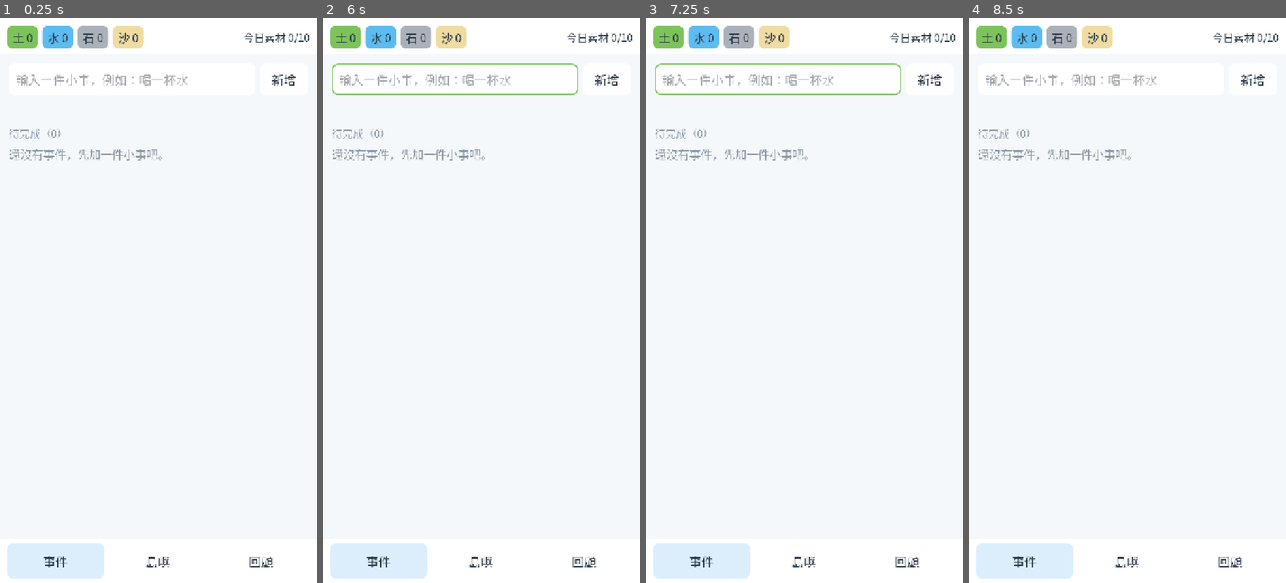
Above: before the commit, frames 1-4 (left to right).
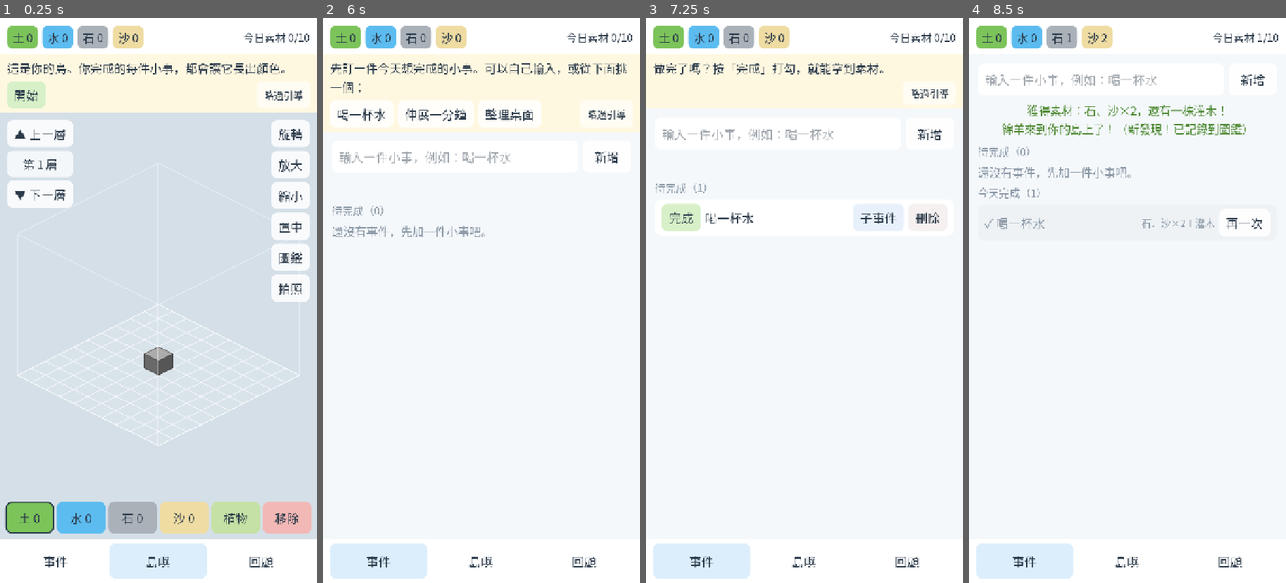
Above: after the commit, the same moments.

Repository: corgi8cm/IsLog
Game: Godot game, scene res://scenes/main.tscn
Same seed, same stepped clock (60 frames per second), same inputs: the game is played once before the commit and once after it.
Inputs (mouse positions are in pixels of both pictures, inside the frame that each line leads up to):
- Up to frame 1 (0.25 s): no input
- Up to frame 2 (6 s): click "土 0" at 0.5 s; click "水 0" at 1.25 s; click "石 0" at 2 s; click "沙 0" at 2.75 s; click (608, 80) at 3.5 s, where only the run before the commit has a clickable "新增"; click (605, 97) at 4.25 s, where only the run after the commit has a clickable "略過引導"; click "關閉" at 5 s; click (348, 97) at 5.75 s, where only the run after the commit has a clickable "開始"
- Up to frame 3 (7.25 s): click (684, 114) at 6.5 s, where only the run after the commit has a clickable "喝一杯水"
- Up to frame 4 (8.5 s): click (1251, 91) at 7.25 s, where only the run after the commit has a clickable "略過引導"; click (1003, 164) at 8 s, where only the run after the commit has a clickable "完成"

The runs differ from the first frame. In frame 1, 81% of the frame differs, in the area x 0-100%, y 6-100%; in frame 2, 11%; in frame 3, 11%; in frame 4, 2.3%.

Commit message:
v0.3.0 新手引導與情境提示
- 全新存檔從一塊灰色方塊開始，依企劃 7 個步驟引導，可略過
- 第一次完成保證有土和花；第二次完成綿羊來訪並介紹圖鑑；結尾鏡頭拉遠
- 第一次達到每日上限、第一次褪色、快滿 100 件時各提示一次
- 版本號升到 0.3.0，更新 README 與企劃

Co-Authored-By: Claude Opus 5.5 <noreply@anthropic.com>

Diff:
--- a/project.godot
+++ b/project.godot
@@ -12,7 +12,7 @@
 
 config/name="空島事記"
 config/description="完成生活小事，蓋出屬於自己的空中花園島。"
-config/version="0.2.1"
+config/version="0.3.0"
 run/main_scene="res://scenes/main.tscn"
 config/features=PackedStringArray("4.7", "GL Compatibility")
 
--- a/scripts/core/game_data.gd
+++ b/scripts/core/game_data.gd
@@ -26,6 +26,10 @@
 var is_pro := false
 ## 圖鑑：來過的動物 → 第一次來訪的日期。
 var seen_animals: Dictionary = {}
+## 新手引導進度；預設為已完成，只有全新開始的遊戲會從頭開始。
+var tutorial_step: int = Tutorial.Step.DONE
+## 已經顯示過的情境提示（第一次達到每日上限、第一次褪色……）。
+var tips_shown: Dictionary = {}
 
 
 func add_event(title: String, now_unix: int, subtask_titles: Array = []) -> Dictionary:
@@ -247,6 +251,8 @@
 		"total_completed": total_completed,
 		"is_pro": is_pro,
 		"seen_animals": seen_animals.duplicate(),
+		"tutorial_step": tutorial_step,
+		"tips_shown": tips_shown.duplicate(),
 	}
 
 
@@ -307,4 +313,9 @@
 		for species in seen:
 			if Catalog.is_animal(str(species)):
 				g.seen_animals[str(species)] = str(seen[species])
+	g.tutorial_step = clampi(int(d.get("tutorial_step", Tutorial.Step.DONE)), 0, Tutorial.Step.DONE)
+	var tips = d.get("tips_shown", {})
+	if typeof(tips) == TYPE_DICTIONARY:
+		for k in tips:
+			g.tips_shown[str(k)] = true
 	return g
--- /dev/null
+++ b/scripts/core/tutorial.gd
@@ -0,0 +1,48 @@
+class_name Tutorial
+extends RefCounted
+## 新手引導的步驟：每一步顯示在哪一頁、說什麼、等玩家做完哪件事才往下。
+
+enum Step { INTRO, ADD_EVENT, COMPLETE, PLACE, PLANT, VISIT, MEET, OUTRO, DONE }
+
+const PAGE_EVENTS := 0
+const PAGE_ISLAND := 1
+
+## 每一步：{page, text, trigger, button}
+## trigger：完成哪個動作會進到下一步；button：卡片上的按鈕文字（空字串表示要玩家自己操作）。
+const STEPS := {
+	Step.INTRO: {"page": PAGE_ISLAND, "trigger": "button", "button": "開始",
+		"text": "這是你的島。你完成的每件小事，都會讓它長出顏色。"},
+	Step.ADD_EVENT: {"page": PAGE_EVENTS, "trigger": "event_added", "button": "",
+		"text": "先訂一件今天想完成的小事。可以自己輸入，或從下面挑一個："},
+	Step.COMPLETE: {"page": PAGE_EVENTS, "trigger": "completed", "button": "",
+		"text": "做完了嗎？按「完成」打勾，就能拿到素材。"},
+	Step.PLACE: {"page": PAGE_ISLAND, "trigger": "placed", "button": "",
+		"text": "拿到素材和一株花了！選「土」，點格子把方塊放到島上。"},
+	Step.PLANT: {"page": PAGE_ISLAND, "trigger": "planted", "button": "",
+		"text": "島有顏色了！選「植物」，再點一塊土，把花種下去。"},
+	Step.VISIT: {"page": PAGE_EVENTS, "trigger": "completed", "button": "",
+		"text": "再完成一件小事，看看誰會來拜訪。"},
+	Step.MEET: {"page": PAGE_ISLAND, "trigger": "button", "button": "看圖鑑",
+		"text": "綿羊來了！來過的動物都會記在圖鑑裡，還沒來的會顯示剪影和提示。"},
+	Step.OUTRO: {"page": PAGE_ISLAND, "trigger": "button", "button": "開始我的空島",
+		"text": "這是 10×10×10 的空間，都可以自由蓋。之後就照自己的步調，完成小事、慢慢長出你的島吧！"},
+}
+
+const SUGGESTIONS := ["喝一杯水", "伸展一分鐘", "整理桌面"]
+
+
+static func info(step: int) -> Dictionary:
+	return STEPS.get(step, {})
+
+
+static func is_active(step: int) -> bool:
+	return step >= 0 and step < Step.DONE
+
+
+## 玩家做了某個動作；符合目前這一步的 trigger 就回傳下一步，否則回傳原本的步驟。
+static func advance(step: int, trigger: String) -> int:
+	if not is_active(step):
+		return step
+	if info(step).trigger == trigger:
+		return step + 1
+	return step
--- a/scripts/game.gd
+++ b/scripts/game.gd
@@ -57,6 +57,7 @@
 func add_event(title: String, subtask_titles: Array = []) -> Dictionary:
 	var ev := data.add_event(title, now(), subtask_titles)
 	if not ev.is_empty():
+		_tutorial("event_added")
 		_commit()
 	return ev
 
@@ -66,7 +67,9 @@
 	var result := data.complete_event(id, today(), now(), rng)
 	if not result.ok:
 		return result
+	_tutorial_rewards(id, result)
 	result.visitor = _after_completion(id)
+	_tutorial("completed")
 	_commit()
 	return result
 
@@ -98,7 +101,10 @@
 	if not result.ok:
 		return result
 	var parent_done: bool = not result.parent.is_empty()
+	if parent_done:
+		_tutorial_rewards(event_id, result.parent)
 	result.visitor = _after_completion(event_id if parent_done else -1)
+	_tutorial("completed")
 	_commit()
 	return result
 
@@ -108,7 +114,17 @@
 	island.care(today())
 	var fade := current_fade()
 	island.update_animals(fade, now())
-	var visitor := island.try_visit(fade, now(), rng, data.seen_animals)
+	var seen := data.seen_animals
+	if data.tutorial_step == Tutorial.Step.VISIT:
+		# 引導中：讓綿羊來（把其他動物都當作來過，綿羊就會優先）
+		seen = {}
+		for species in Catalog.animal_ids():
+			if species != "sheep":
+				seen[species] = true
+	var visitor := ""
+	# 引導期間只有「再完成一件小事」那一步會有客人
+	if not Tutorial.is_active(data.tutorial_step) or data.tutorial_step == Tutorial.Step.VISIT:
+		visitor = island.try_visit(fade, now(), rng, seen)
 	if visitor != "":
 		result_first_visit = not data.seen_animals.has(visitor)
 		if result_first_visit:
@@ -130,6 +146,11 @@
 func place_block(p: Vector3i, type: String) -> bool:
 	var ok := island.place(p, type, data.inventory)
 	if ok:
+		if data.tutorial_step == Tutorial.Step.PLACE:
+			# 引導：放下第一個方塊，灰色的島長出顏色
+			island.fade_base = 0.0
+			island.last_care_date = today()
+		_tutorial("placed")
 		_island_changed()
 	return ok
 
@@ -144,6 +165,7 @@
 func plant(p: Vector3i, plant_id: String) -> bool:
 	var ok := island.plant(p, plant_id, data.plants)
 	if ok:
+		_tutorial("planted")
 		_island_changed()
 	return ok
 
@@ -181,6 +203,83 @@
 	_commit()
 
 
+# --- 新手引導 -------------------------------------------------------------
+
+## 全新開始：天空中一塊灰色的土方塊，從引導第一步開始。
+func new_game() -> void:
+	data = GameData.new()
+	data.tutorial_step = Tutorial.Step.INTRO
+	island = IslandData.new()
+	island.blocks[Vector3i(4, 4, 0)] = Materials.DIRT
+	island.fade_base = 1.0
+
+
+## 卡片上的按鈕（開始、看圖鑑、開始我的空島）。
+func tutorial_button() -> void:
+	if _tutorial("button"):
+		_commit()
+
+
+func skip_tutorial() -> void:
+	data.tutorial_step = Tutorial.Step.DONE
+	if island.last_care_date == "":
+		island.fade_base = 0.0
+	_commit()
+
+
+func _tutorial(trigger: String) -> bool:
+	var next := Tutorial.advance(data.tutorial_step, trigger)
+	if next == data.tutorial_step:
+		return false
+	data.tutorial_step = next
+	return true
+
+
+## 引導中第一次完成事件：保證拿到土（才能放方塊）和一株花（種在土上）。
+func _tutorial_rewards(event_id: int, result: Dictionary) -> void:
+	if data.tutorial_step != Tutorial.Step.COMPLETE or result.rewards.is_empty():
+		return
+	var ev := data.find_event(event_id)
+	if not result.rewards.has(Materials.DIRT):
+		data.inventory[result.rewards[0]] -= 1
+		data.inventory[Materials.DIRT] += 1
+		result.rewards[0] = Materials.DIRT
+	if result.plant != "flower":
+		if result.plant != "":
+			data.plants[result.plant] -= 1
+		data.plants["flower"] += 1
+		result.plant = "flower"
+	ev.rewards = result.rewards
+	ev.plant = result.plant
+
+
+const TIP_TEXTS := {
+	"daily_cap": "今天的 10 件素材都拿到了。之後還是可以完成事件，只是不會給素材，明天再來吧！",
+	"first_fade": "島開始褪色了。整天沒完成事件超過一天，島就會慢慢變灰，動物也會離開；每天完成一件小事，顏色就會回來。",
+	"near_100": "快要完成 100 件事件了！累積 100 件會解鎖一座新的島（之後的版本開放）。",
+}
+
+
+## 情境提示：第一次發生時顯示一次。回傳提示的代號，沒有則回傳空字串。
+func pending_tip() -> String:
+	if Tutorial.is_active(data.tutorial_step):
+		return ""
+	var conditions := {
+		"daily_cap": not data.is_pro and data.completions_on(today()) >= GameData.DAILY_LIMIT,
+		"first_fade": current_fade() > 0.0,
+		"near_100": data.total_completed >= 90,
+	}
+	for key in conditions:
+		if conditions[key] and not data.tips_shown.has(key):
+			return key
+	return ""
+
+
+func dismiss_tip(key: String) -> void:
+	data.tips_shown[key] = true
+	save_game()
+
+
 # --- 存檔 ---------------------------------------------------------------
 
 func _commit() -> void:
@@ -203,6 +302,10 @@
 
 
 func load_game() -> void:
+	if not FileAccess.file_exists(_save_path()) and not FileAccess.file_exists(_save_path() + ".tmp"):
+		new_game()
+		changed.emit()
+		return
 	var d := _read_json(_save_path())
 	data = GameData.from_dict(d) if not d.is_empty() else GameData.new()
 	var i := _read_json(_island_path(0))
--- a/scripts/ui/island_page.gd
+++ b/scripts/ui/island_page.gd
@@ -277,7 +277,9 @@
 func _refresh_status() -> void:
 	var fade := Game.current_fade()
 	var lines := []
-	if fade >= 1.0:
+	if Tutorial.is_active(Game.data.tutorial_step):
+		pass
+	elif fade >= 1.0:
 		lines.append("島褪成灰色了。連續幾天完成事件，顏色會慢慢回來")
 	elif fade > 0.0:
 		lines.append("島正在褪色（%d%%），完成事件讓它恢復顏色" % roundi(fade * 100))
--- a/scripts/ui/main.gd
+++ b/scripts/ui/main.gd
@@ -9,6 +9,9 @@
 var _tabs: Array[Button] = []
 var _counts := {}
 var _daily: Label
+var _tutorial_card: PanelContainer
+var _tutorial_step := -1
+var _tip_open := false
 
 
 func _ready() -> void:
@@ -25,6 +28,9 @@
 	add_child(col)
 
 	col.add_child(_build_top_bar())
+	_tutorial_card = PanelContainer.new()
+	_tutorial_card.add_theme_stylebox_override("panel", UiKit.box(Color("fff8e1"), 0))
+	col.add_child(_tutorial_card)
 
 	var content := Control.new()
 	content.size_flags_vertical = SIZE_EXPAND_FILL
@@ -43,8 +49,8 @@
 		tab_bar.visible = not on)
 
 	Game.changed.connect(_refresh)
+	_show_page(0)
 	_refresh()
-	_show_page(0)
 
 
 func _build_top_bar() -> Control:
@@ -151,7 +157,78 @@
 			"normal", UiKit.box(Color("dceefc") if selected else Color.WHITE, 14))
 
 
+# --- 新手引導與提示 -------------------------------------------------------
+
+func _refresh_tutorial() -> void:
+	var step := Game.data.tutorial_step
+	_tutorial_card.visible = Tutorial.is_active(step)
+	if step == _tutorial_step:
+		return
+	_tutorial_step = step
+	for c in _tutorial_card.get_children():
+		c.queue_free()
+	if not Tutorial.is_active(step):
+		var island_page = _pages[1]
+		island_page.view.reset_view()
+		return
+	var info := Tutorial.info(step)
+	_show_page(info.page)
+	if step == Tutorial.Step.OUTRO:
+		_pages[1].view.zoom = 0.62
+	var col := VBoxContainer.new()
+	col.add_theme_constant_override("separation", 10)
+	_tutorial_card.add_child(col)
+	var text := UiKit.label(info.text, 27)
+	text.autowrap_mode = TextServer.AUTOWRAP_WORD_SMART
+	col.add_child(text)
+	var row := HBoxContainer.new()
+	row.add_theme_constant_override("separation", 10)
+	col.add_child(row)
+	if step == Tutorial.Step.ADD_EVENT:
+		for title in Tutorial.SUGGESTIONS:
+			row.add_child(UiKit.button(title, func(): Game.add_event(title)))
+	if info.button != "":
+		var b := UiKit.button(info.button, _on_tutorial_button)
+		b.add_theme_stylebox_override("normal", UiKit.box(Color("d8f0c8"), 14))
+		row.add_child(b)
+	var spacer := Control.new()
+	spacer.size_flags_horizontal = SIZE_EXPAND_FILL
+	row.add_child(spacer)
+	if step != Tutorial.Step.OUTRO:
+		var skip := UiKit.button("略過引導", Game.skip_tutorial)
+		skip.add_theme_font_size_override("font_size", 22)
+		skip.add_theme_stylebox_override("normal", UiKit.box(Color(1, 1, 1, 0.6), 12))
+		row.add_child(skip)
+
+
+func _on_tutorial_button() -> void:
+	if Game.data.tutorial_step == Tutorial.Step.MEET:
+		Encyclopedia.open(self)
+	Game.tutorial_button()
+
+
+func _check_tip() -> void:
+	if _tip_open:
+		return
+	var key := Game.pending_tip()
+	if key == "":
+		return
+	_tip_open = true
+	Game.dismiss_tip(key)
+	var parts := UiKit.open_modal(self, "小提示")
+	var body: VBoxContainer = parts[1]
+	var l := UiKit.label(Game.TIP_TEXTS[key], 27)
+	l.autowrap_mode = TextServer.AUTOWRAP_WORD_SMART
+	l.custom_minimum_size = Vector2(540, 0)
+	body.add_child(l)
+	var ok := UiKit.button("知道了", parts[0].queue_free)
+	body.add_child(ok)
+	parts[0].tree_exited.connect(func(): _tip_open = false)
+
+
 func _refresh() -> void:
+	_refresh_tutorial()
+	_check_tip.call_deferred()
 	for t in Materials.TYPES:
 		_counts[t].text = "%s %d" % [Materials.display_name(t), Game.data.inventory.get(t, 0)]
 	var today := Game.today()
--- a/tests/run_tests.gd
+++ b/tests/run_tests.gd
@@ -221,6 +221,24 @@
 	check(Review.days_in_month(2026, 12) == 31, "十二月天數")
 	check(Review.weekday("2026-11-12") == 4, "2026-11-12 是星期四")
 	check(Review.label("2026-11-12") == "11 月 12 日（四）", "日期標籤")
+
+
+func test_tutorial_steps_and_save() -> void:
+	var step: int = Tutorial.Step.INTRO
+	check(Tutorial.advance(step, "completed") == step, "不符合的動作不會前進")
+	step = Tutorial.advance(step, "button")
+	check(step == Tutorial.Step.ADD_EVENT, "按開始進到新增事件")
+	for trigger in ["event_added", "completed", "placed", "planted", "completed", "button", "button"]:
+		step = Tutorial.advance(step, trigger)
+	check(step == Tutorial.Step.DONE and not Tutorial.is_active(step), "走完所有步驟")
+	check(Tutorial.advance(step, "button") == Tutorial.Step.DONE, "完成後不再變動")
+	check(GameData.new().tutorial_step == Tutorial.Step.DONE, "預設不跑引導（舊存檔與測試）")
+	var g := GameData.new()
+	g.tutorial_step = Tutorial.Step.PLANT
+	g.tips_shown["daily_cap"] = true
+	var g2 := GameData.from_dict(JSON.parse_string(JSON.stringify(g.to_dict())))
+	check(g2.tutorial_step == Tutorial.Step.PLANT and g2.tips_shown.has("daily_cap"), "引導進度與提示存讀檔")
+	check(GameData.from_dict({}).tutorial_step == Tutorial.Step.DONE, "舊存檔視為已完成引導")
 
 
 func test_exchange_two_for_one() -> void:
--- /dev/null
+++ b/tests/tutorial_shot.gd
@@ -0,0 +1,34 @@
+extends SceneTree
+## 開發用：截新手引導的畫面。
+##   godot --path . -s res://tests/tutorial_shot.gd -- <輸出資料夾>
+
+func _init() -> void:
+	_run.call_deferred()
+
+
+func _run() -> void:
+	var out_dir: String = OS.get_cmdline_user_args()[0] if OS.get_cmdline_user_args().size() > 0 else "user://shots"
+	var game = root.get_node("Game")
+	game.save_root = "user://tutorial_demo"
+	game.new_game()
+	var main: Control = load("res://scenes/main.tscn").instantiate()
+	root.add_child(main)
+	await _shot(out_dir, "tutorial_1_intro.png")
+	game.tutorial_button()
+	await _shot(out_dir, "tutorial_2_add_event.png")
+	var ev: Dictionary = game.add_event("喝一杯水")
+	game.complete_event(ev.id)
+	await _shot(out_dir, "tutorial_3_place.png")
+	DirAccess.remove_absolute("user://tutorial_demo/islands/island_0.json")
+	DirAccess.remove_absolute("user://tutorial_demo/islands")
+	DirAccess.remove_absolute("user://tutorial_demo/save.json")
+	DirAccess.remove_absolute("user://tutorial_demo")
+	quit()
+
+
+func _shot(dir: String, file: String) -> void:
+	for i in 6:
+		await process_frame
+	DirAccess.make_dir_recursive_absolute(dir)
+	root.get_texture().get_image().save_png(dir.path_join(file))
+	print("saved ", dir.path_join(file))
--- a/tests/ui_smoke.gd
+++ b/tests/ui_smoke.gd
@@ -125,8 +125,64 @@
 	await _frames()
 	check(_find(main, func(n): return n is Button and n.text == "交換") == null, "關閉視窗")
 
+	await _tutorial_walkthrough(game, main)
+
 	_cleanup("user://ui_smoke")
 	quit(1 if _failures > 0 else 0)
+
+
+func _button(node: Node, text: String) -> Button:
+	return _find(node, func(n): return n is Button and n.text == text and n.is_visible_in_tree()) as Button
+
+
+## 新手引導從頭走到尾。
+func _tutorial_walkthrough(game, main: Control) -> void:
+	for c in main.get_children():
+		if c is ColorRect and c.get_child_count() > 0 and c.get_child(0) is CenterContainer:
+			c.queue_free()
+	game.new_game()
+	game.changed.emit()
+	await _frames()
+	var island_page = main.get("_pages")[1]
+	check(island_page.visible and game.current_fade() == 1.0, "引導開始：島嶼頁，灰色的島")
+	check(game.island.block_count() == 1, "天空中一塊方塊")
+	_button(main, "開始").pressed.emit()
+	await _frames()
+	check(main.get("_pages")[0].visible, "進到事件頁")
+	_button(main, "喝一杯水").pressed.emit()
+	await _frames()
+	check(game.data.tutorial_step == Tutorial.Step.COMPLETE, "加入建議的事件")
+	_button(main.get("_pages")[0], "完成").pressed.emit()
+	await _frames()
+	check(game.data.inventory[Materials.DIRT] >= 1 and game.data.plants["flower"] == 1, "保證拿到土和花")
+	check(island_page.visible, "回到島嶼頁放方塊")
+	check(game.place_block(Vector3i(5, 4, 0), Materials.DIRT), "放下方塊")
+	await _frames()
+	check(game.current_fade() == 0.0, "島長出顏色")
+	check(game.plant(Vector3i(4, 4, 0), "flower"), "種下花")
+	await _frames()
+	check(game.data.tutorial_step == Tutorial.Step.VISIT and main.get("_pages")[0].visible, "再完成一件")
+	var ev: Dictionary = game.add_event("伸展一分鐘")
+	game.complete_event(ev.id)
+	await _frames()
+	check(game.island.animals.size() == 1 and game.island.animals[0].species == "sheep", "綿羊來訪")
+	_button(main, "看圖鑑").pressed.emit()
+	await _frames()
+	check(_button(main, "關閉") != null, "打開圖鑑")
+	_button(main, "關閉").pressed.emit()
+	await _frames()
+	check(game.data.tutorial_step == Tutorial.Step.OUTRO and island_page.view.zoom < 1.0, "鏡頭拉遠")
+	_button(main, "開始我的空島").pressed.emit()
+	await _frames()
+	check(game.data.tutorial_step == Tutorial.Step.DONE, "引導完成")
+	check(not (main.get("_tutorial_card") as Control).visible, "引導卡片隱藏")
+
+	game.new_game()
+	game.changed.emit()
+	await _frames()
+	_button(main, "略過引導").pressed.emit()
+	await _frames()
+	check(game.data.tutorial_step == Tutorial.Step.DONE and game.current_fade() == 0.0, "略過引導，島恢復顏色")
 
 
 func _find(node: Node, pred: Callable) -> Node:
Not shown, changed: export_presets.cfg
Not shown, added: scripts/core/tutorial.gd.uid
Not shown, added: tests/tutorial_shot.gd.uid
Not shown, changed: docs/PLAN.md
